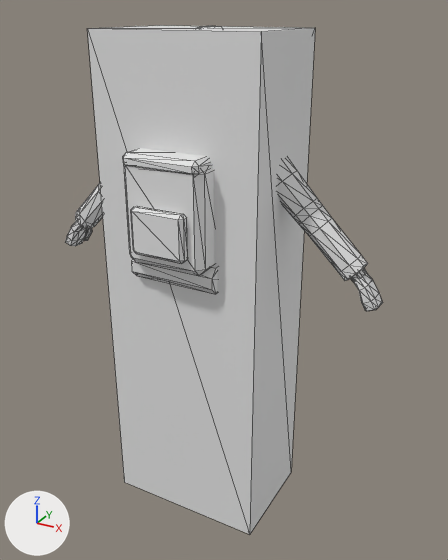
The glTF model public/assets/models/chr/chr_survivor_a.glb: old version first, new version second.
Before and after are seen from a camera (50 mm lens) standing at (1.081, -1.827, 1.86) and looking at (0.07, 0.01, 0.941). Every picture has the same lights, and +X, +Y and +Z are marked at lower left. The older version comes first. Mesh edges are drawn as thin lines. Objects named as collision shapes, trigger or cutter boxes, shadow casters or lower levels of detail are left out. Where no turn or scale is listed for an object, it has been applied to the vertices.

The first picture shows 'chr_survivor_a_BACKPACK', 'chr_survivor_a_COL_box', 'chr_survivor_a_LOD0'.
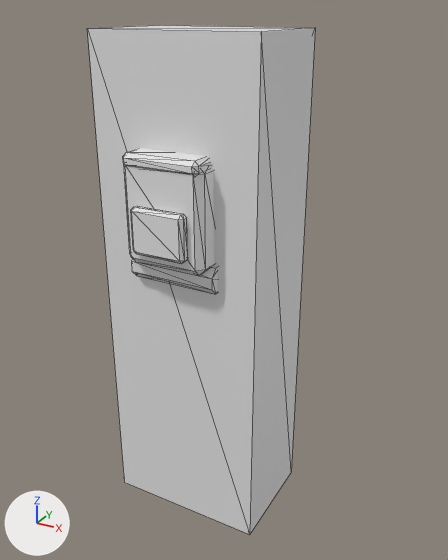
Boxes (x1, y1, x2, y2) around the edits, measured in the pictures (448 x 560 px):
'chr_survivor_a_LOD0', deleted (mostly hidden)
    before: (66, 26, 383, 311)

Edits to the bpy script that builds the scene:
```text
Remove ob_chr_survivor_a_lod0:
    ob_chr_survivor_a_lod0 = bpy.data.objects.new('chr_survivor_a_LOD0', me_chr_survivor_a_lod0)
    ob_chr_survivor_a_lod0.location = (0.0, 0.0, 0.0)
```
